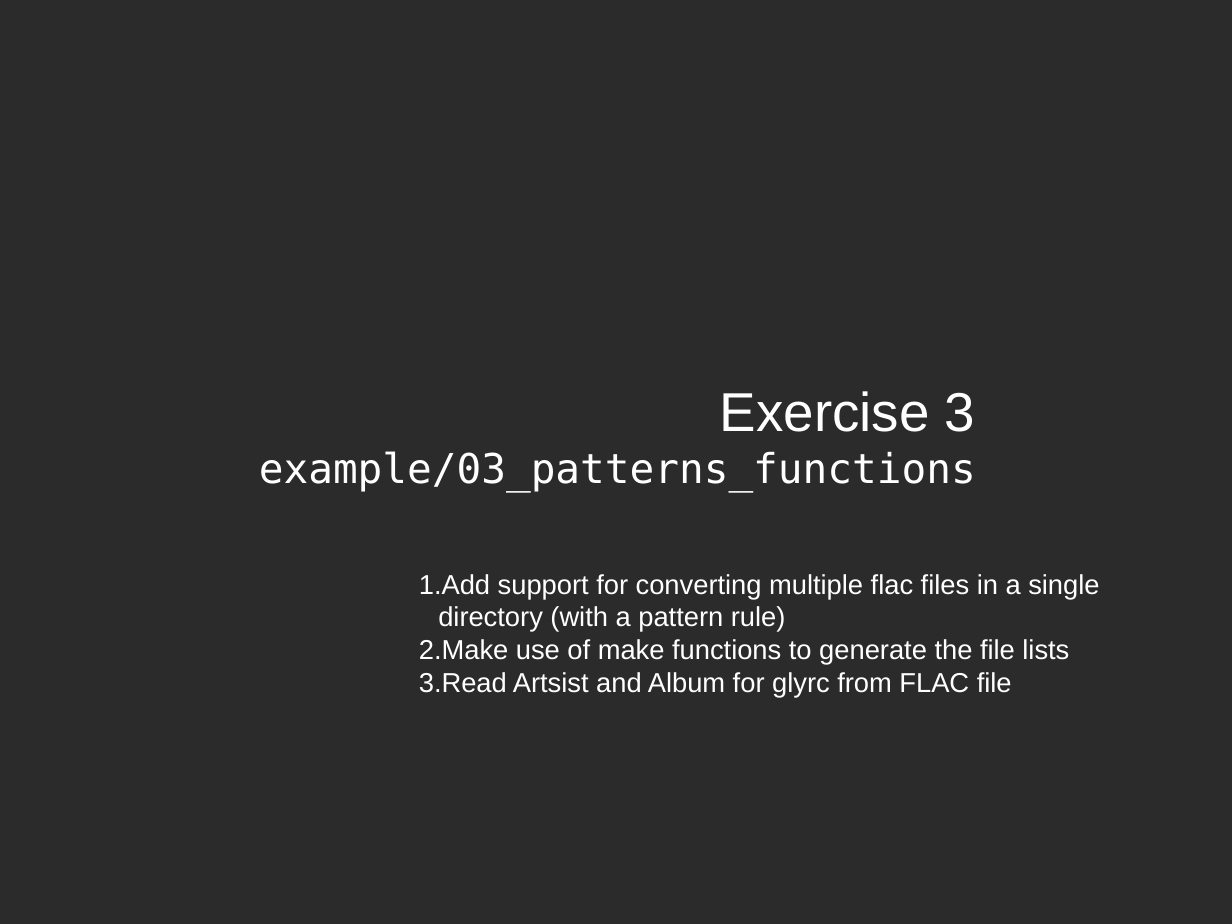
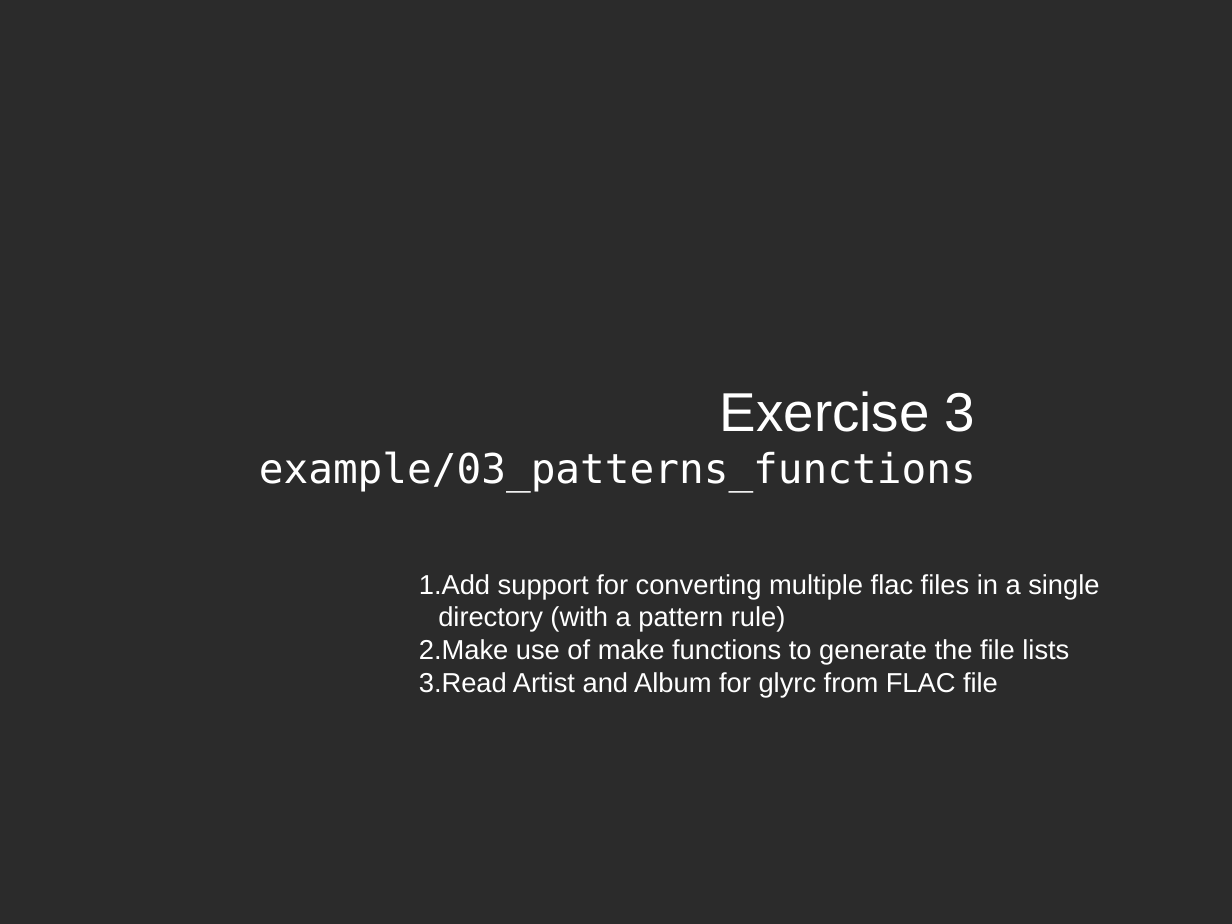
Before and after one commit to fsundermeyer/GNU_make_workshop, a slide deck: slide 35 of Presentation_GNU_make_workshop.odp. Drawn at 1232x924 pixels with LibreOffice and Linux fonts; fonts in the diff are those of the drawing; background and template pictures are left out; a plain dark background stands for a picture behind light text. Boxes give left, top, right and bottom in pixels: in the first picture for what was removed or moved away, otherwise in the second. Text is boxed around its words. In the diff, an @@ line names an element or a change of style, - is before the commit and + after.

Commit message:
Corrected typos

```diff
--- a/Presentation_GNU_make_workshop.odp
+++ b/Presentation_GNU_make_workshop.odp
@@ text at (419,672,998,698): text changed @@
-3. Read Artsist and Album for glyrc from FLAC file
+3. Read Artist and Album for glyrc from FLAC file
```
Also in this commit, not shown: 12 other slides changed.
